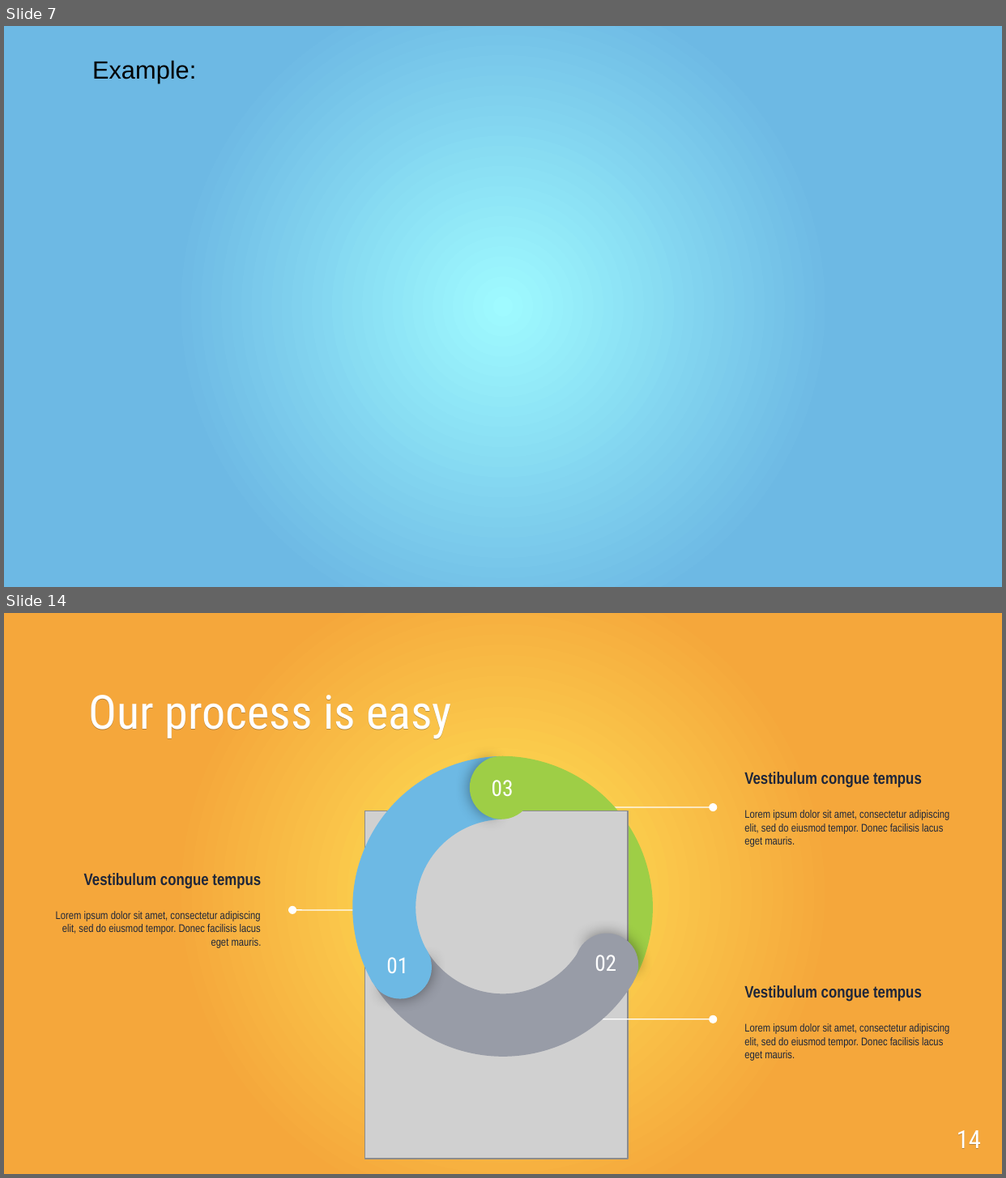
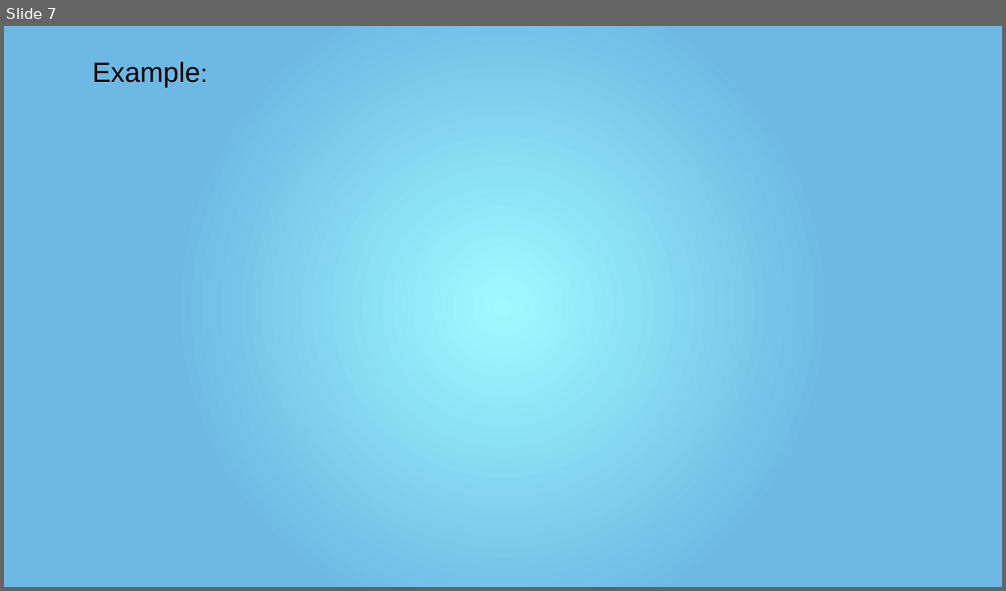
Before and after one commit to mr-speedster/seminar-presentation, a slide deck: Presentation.pptx. Shown one above the other, each under a label of ours: slides 7 and 14 before the commit, slide 7 after it; the slides between them are not shown. The pictures are 1006x1178 and 1006x591 pixels, drawn with LibreOffice and Linux fonts; fonts in the diff are those of the drawing; grey boxes stand for pictures. Boxes give left, top, right and bottom in pixels: in the first picture for what was removed or moved away, otherwise in the second. Text is boxed around its words. In the diff, an @@ line names an element or a change of style, - is before the commit and + after.

```diff
--- a/Presentation.pptx
+++ b/Presentation.pptx
@@ slide 14 removed at bbox=[4, 613, 1002, 1174], background gradient #FFE659 to #F5A73B @@
@@ text removed at bbox=[89, 695, 452, 739] @@
-Our process is easy
@@ arch (boxed as its full ring) removed at bbox=[295, 701, 708, 1114] @@
@@ arch (boxed as its full ring) removed at bbox=[297, 701, 710, 1114] @@
@@ arch (boxed as its full ring) removed at bbox=[351, 754, 654, 1056] @@
@@ pie slice (boxed as its full ellipse) removed at bbox=[470, 756, 533, 819] @@
@@ pie slice (boxed as its full ellipse) removed at bbox=[470, 756, 533, 820] @@
@@ text removed at bbox=[492, 780, 513, 797] @@
-03
@@ text removed at bbox=[744, 772, 949, 847] @@
-Vestibulum congue tempus
-Lorem ipsum dolor sit amet, consectetur adipiscing elit, sed do eiusmod tempor. Donec facilisis lacus eget mauris.
@@ picture removed at bbox=[365, 811, 628, 1159] @@
@@ freeform shape removed at bbox=[573, 807, 714, 807] @@
@@ text removed at bbox=[56, 873, 262, 948] @@
-Vestibulum congue tempus
-Lorem ipsum dolor sit amet, consectetur adipiscing elit, sed do eiusmod tempor. Donec facilisis lacus eget mauris.
@@ freeform shape removed at bbox=[292, 910, 361, 910] @@
@@ pie slice (boxed as its full ellipse) removed at bbox=[356, 925, 443, 1011] @@
@@ pie slice (boxed as its full ellipse) removed at bbox=[357, 925, 442, 1011] @@
@@ pie slice (boxed as its full ellipse) removed at bbox=[563, 922, 650, 1007] @@
@@ pie slice (boxed as its full ellipse) removed at bbox=[563, 922, 650, 1007] @@
@@ text removed at bbox=[386, 957, 408, 973] @@
-01
@@ text removed at bbox=[594, 955, 616, 971] @@
-02
@@ text removed at bbox=[744, 986, 949, 1061] @@
-Vestibulum congue tempus
-Lorem ipsum dolor sit amet, consectetur adipiscing elit, sed do eiusmod tempor. Donec facilisis lacus eget mauris.
@@ freeform shape removed at bbox=[573, 1019, 714, 1019] @@
@@ page number removed at bbox=[957, 1131, 981, 1149] @@
-14
@@ slide 7 changed as well @@
@@ text "Example:" at bbox=[92, 62, 200, 87]: size 18 to 20 pt in "Example:" @@
```
Also in this commit, not shown: 5 other slides changed, 7 slides added, 12 other slides removed, 2 other files.
